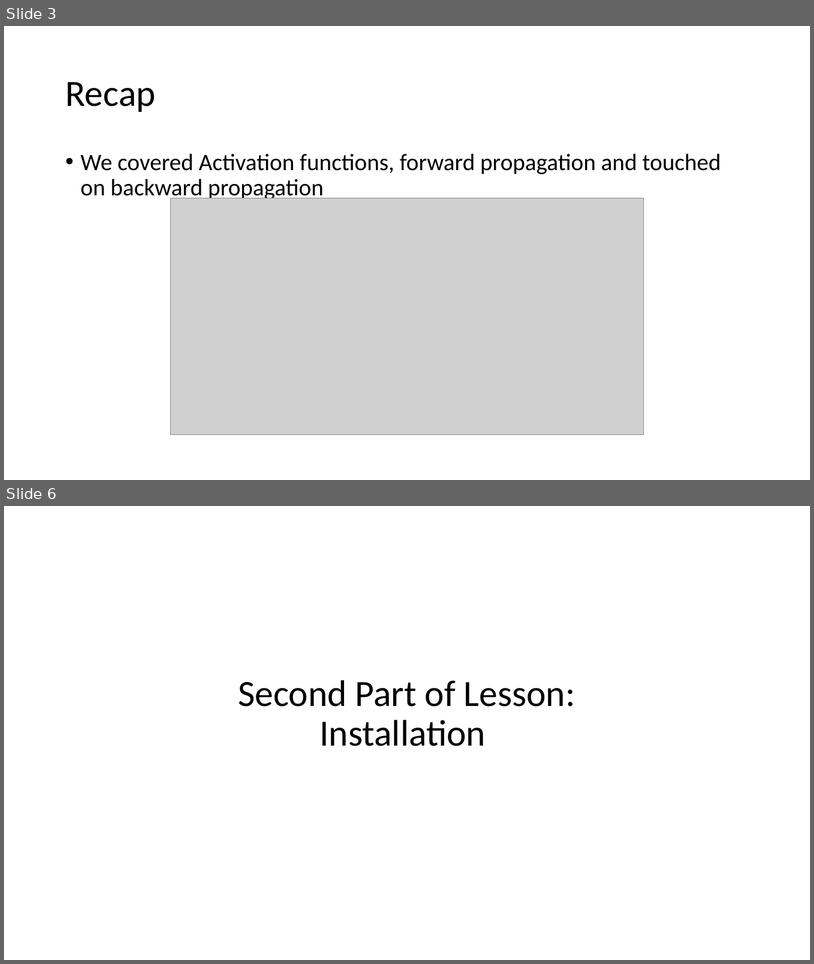
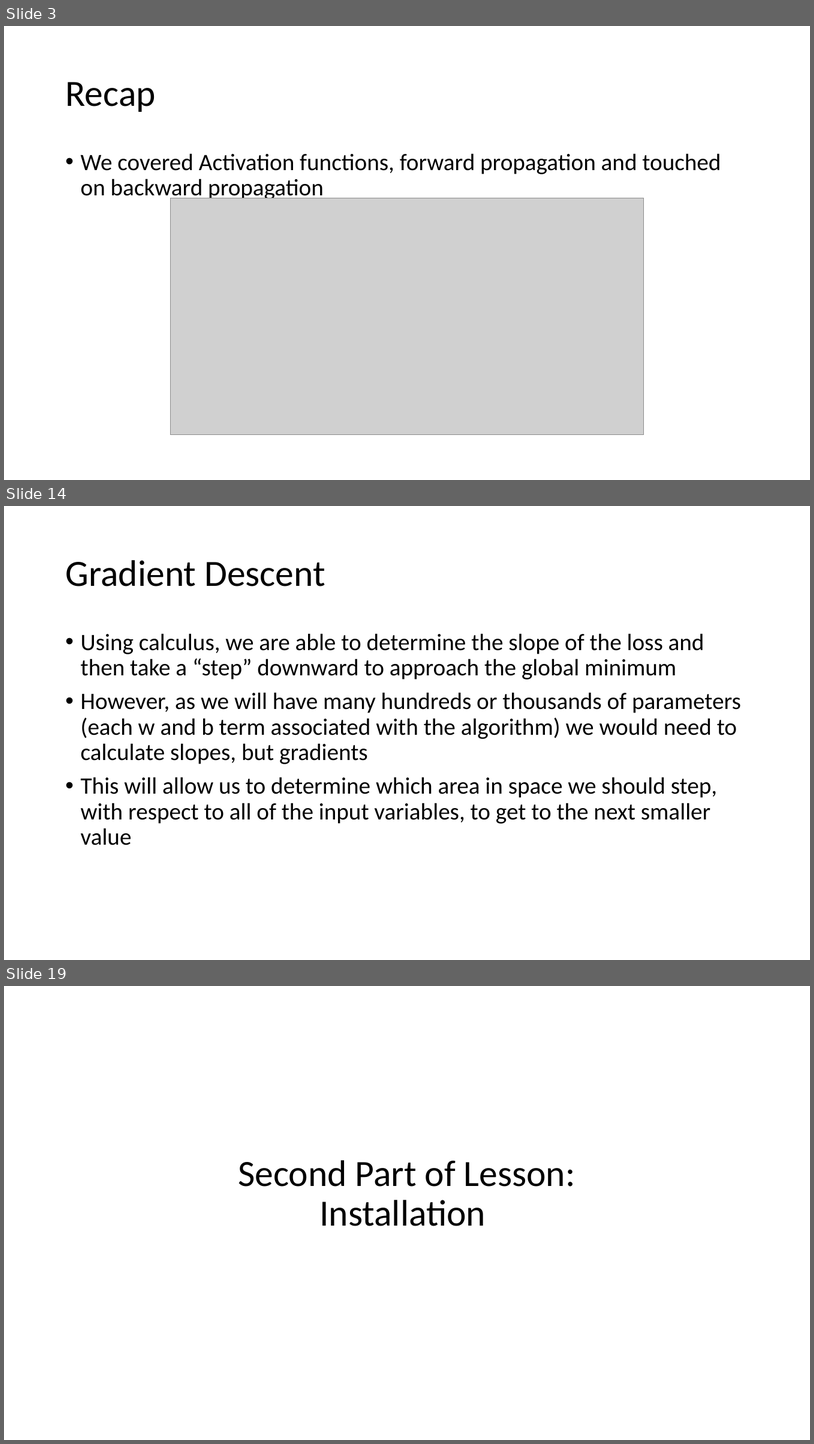
Before and after one commit to akiljames83/MacAI-2018, a slide deck: Lessons/Lesson2.pptx. Shown one above the other, each under a label of ours: slides 3 and 6 before the commit, slides 3, 14 and 19 after it; the slides between them are not shown. The pictures are 814x964 and 814x1444 pixels, drawn with LibreOffice and Linux fonts; fonts in the diff are those of the drawing; grey boxes stand for pictures. Boxes give left, top, right and bottom in pixels: in the first picture for what was removed or moved away, otherwise in the second. Text is boxed around its words. In the diff, an @@ line names an element or a change of style, - is before the commit and + after.

```diff
--- a/Lessons/Lesson2.pptx
+++ b/Lessons/Lesson2.pptx
@@ slide 14 added at [4,506,810,960], background #FFFFFF @@
@@ title added at [65,560,326,586], 44 pt, text #000000 @@
+Gradient Descent
@@ text added at [81,633,741,845], 28 pt, text #000000 @@
+• Using calculus, we are able to determine the slope of the loss and then take a “step” downward to approach the global minimum
+• However, as we will have many hundreds or thousands of parameters (each w and b term associated with the algorithm) we would need to calculate slopes, but gradients
+• This will allow us to determine which area in space we should step, with respect to all of the input variables, to get to the next smaller value
@@ what was slide 6 is now slide 19 @@
```
Also in this commit, not shown: 2 slides changed, 13 other slides added, 3 slides removed.
